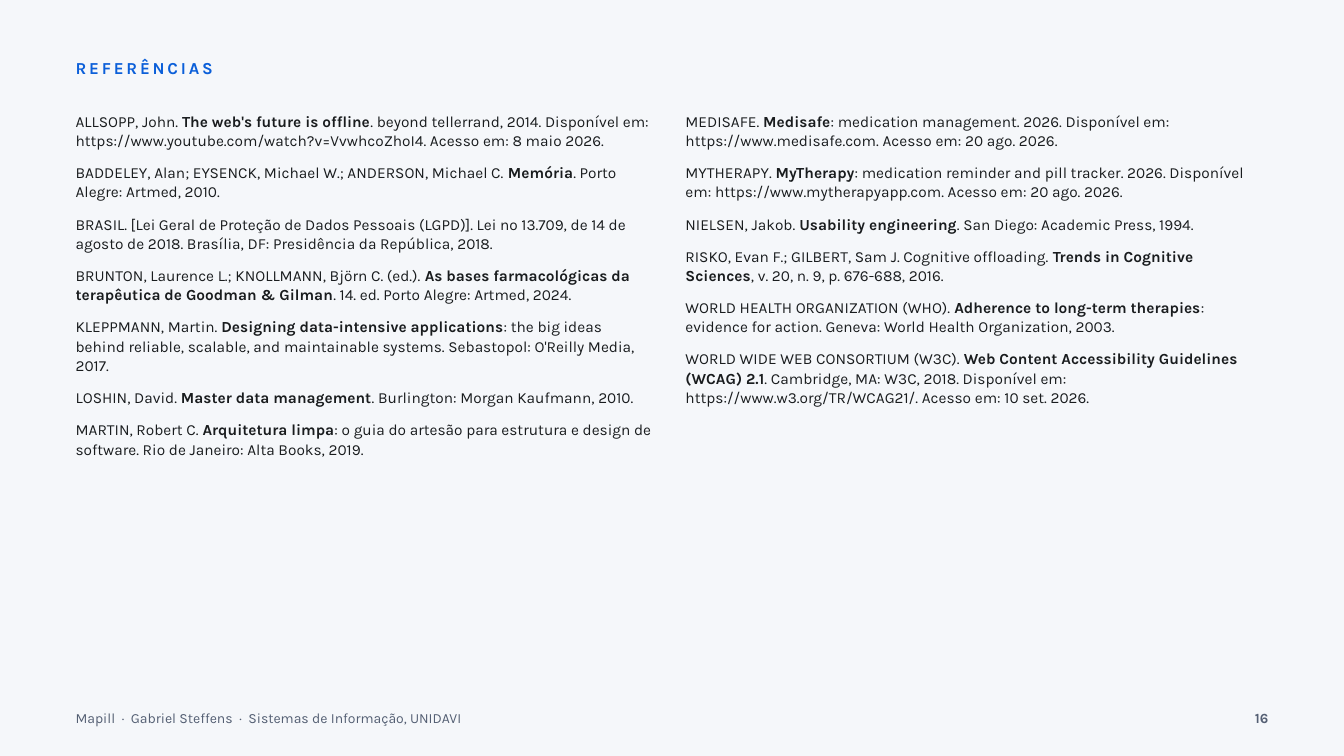
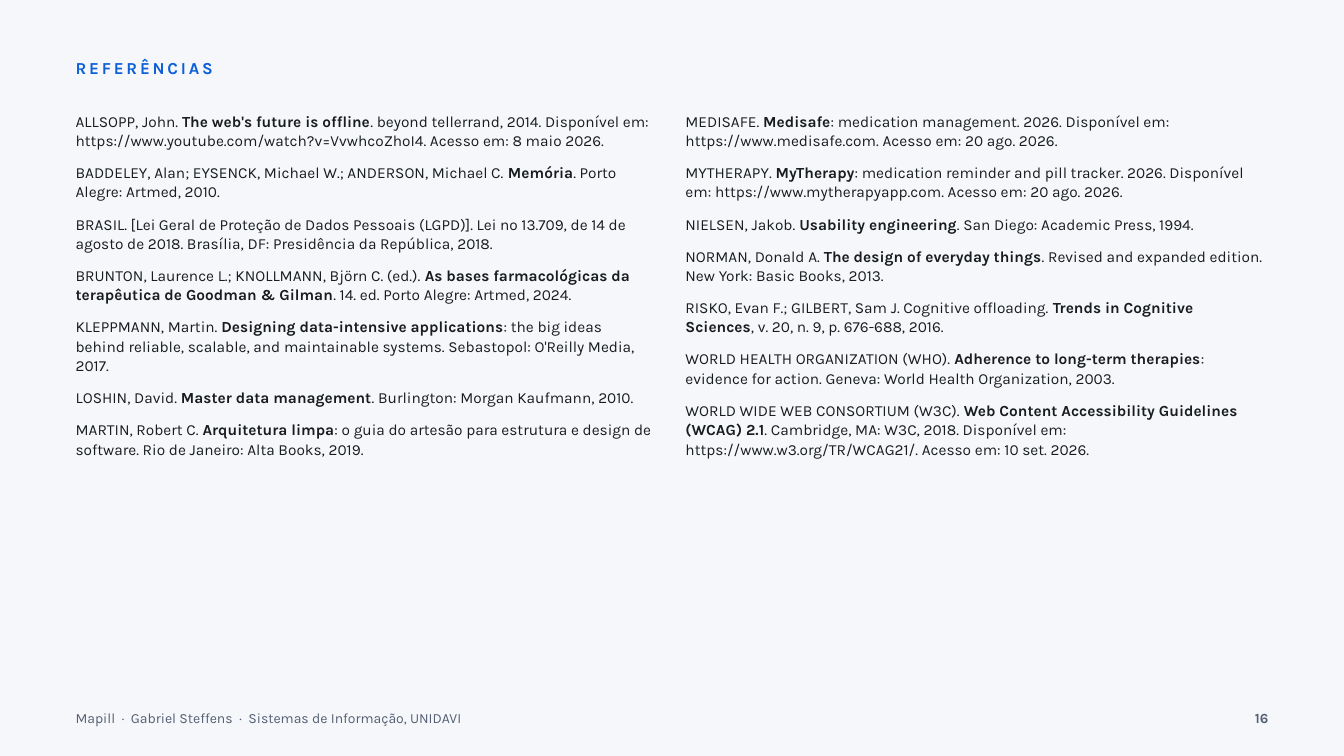
Before and after one commit to gabste8831/Mapill-Health-App, a slide deck: slide 16 of docs/tcc/apresentacao-mapill.pptx. Drawn at 1344x756 pixels with LibreOffice and Linux fonts; fonts in the diff are those of the drawing. Boxes give left, top, right and bottom in pixels: in the first picture for what was removed or moved away, otherwise in the second. Text is boxed around its words. In the diff, an @@ line names an element or a change of style, - is before the commit and + after.

```diff
--- a/docs/tcc/apresentacao-mapill.pptx
+++ b/docs/tcc/apresentacao-mapill.pptx
@@ text at (x1=685, y1=251, x2=1263, y2=283): paragraph added @@
+NORMAN, Donald A. The design of everyday things. Revised and expanded edition. New York: Basic Books, 2013.
```
Also in this commit, not shown: 1 other slide changed, 2 other files.
